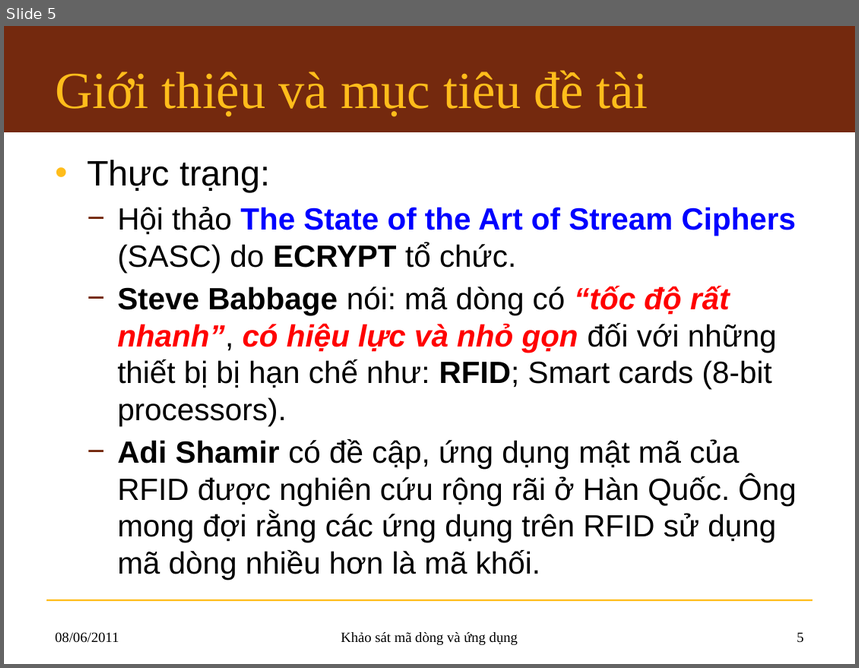
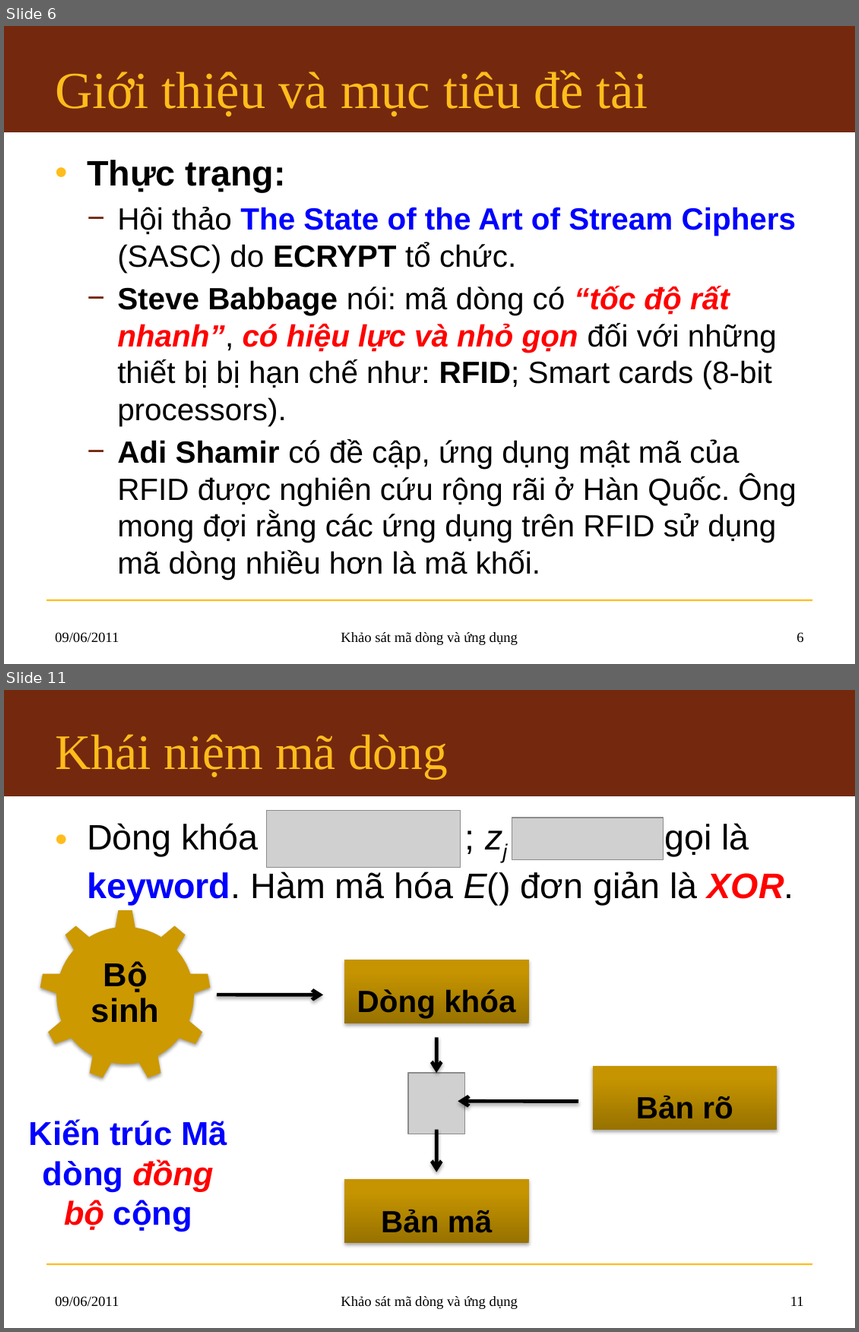
Before and after one commit to hemprasad/lvmm-sc, a slide deck: 7.Slide/KLTN_Slide.pptx. Shown one above the other, each under a label of ours: slide 5 before the commit, slides 6 and 11 after it; the slides between them are not shown. The pictures are 859x668 and 859x1332 pixels, drawn with LibreOffice and Linux fonts; fonts in the diff are those of the drawing; grey boxes stand for pictures; background and template pictures are left out. Boxes give left, top, right and bottom in pixels: in the first picture for what was removed or moved away, otherwise in the second. Text is boxed around its words. In the diff, an @@ line names an element or a change of style, - is before the commit and + after.

```diff
--- a/7.Slide/KLTN_Slide.pptx
+++ b/7.Slide/KLTN_Slide.pptx
@@ slide 11 added at <box>4,690,855,1328</box>, background #FFFFFF; not listed: 2 template elements that a slide beside it also shows @@
@@ title added at <box>55,734,448,779</box>, 42 pt, text #FFBD1B @@
+Khái niệm mã dòng
@@ text added at <box>87,823,794,905</box>, 30 pt, text #000000 @@
+• Dòng khóa ; zj gọi là keyword. Hàm mã hóa E() đơn giản là XOR.
@@ picture added at <box>266,811,460,868</box> @@
@@ picture added at <box>512,818,664,860</box> @@
@@ gear added at <box>40,910,211,1081</box>, fill #CC9900 @@
@@ text added at <box>91,961,159,1023</box>, 28 pt, text #000000, bold @@
+Bộ sinh
@@ rectangle added at <box>344,960,529,1024</box>, fill gradient #987200 to #C69400 to #C79500, 26 pt, text #000000, bold @@
+Dòng khóa
@@ arrow added from (217, 995) to (323, 995), #000000 3 pt @@
@@ arrow added from (436, 1037) to (436, 1073), #000000 3 pt @@
@@ picture added at <box>408,1073,465,1135</box> @@
@@ rectangle added at <box>593,1066,778,1130</box>, fill gradient #987200 to #C69400 to #C79500, 26 pt, text #000000, bold @@
+Bản rõ
@@ text added at <box>29,1119,227,1232</box>, 28 pt, text #0000FF, bold @@
+Kiến trúc Mã dòng đồng bộ cộng
@@ arrow added from (579, 1102) to (458, 1101), #000000 3 pt @@
@@ arrow added from (436, 1130) to (436, 1173), #000000 3 pt @@
@@ rectangle added at <box>344,1179,529,1243</box>, fill gradient #987200 to #C69400 to #C79500, 26 pt, text #000000, bold @@
+Bản mã
@@ text added at <box>55,1296,119,1307</box>, 12 pt, text #000000 @@
+09/06/2011
@@ text added at <box>341,1296,518,1309</box>, 12 pt, text #000000 @@
+Khảo sát mã dòng và ứng dụng
@@ page number added at <box>791,1296,804,1306</box>, 12 pt, text #000000 @@
+11
@@ what was slide 5 is now slide 6 @@
@@ slide 6 changed as well @@
@@ text at <box>87,160,286,193</box>: bold on in "Thực trạng:" @@
@@ text at <box>55,632,119,643</box>: text changed @@
-08/06/2011
+09/06/2011
@@ page number at <box>797,632,804,643</box>: text changed @@
-5
+6
```
Also in this commit, not shown: 6 other slides changed, 9 other slides added.
